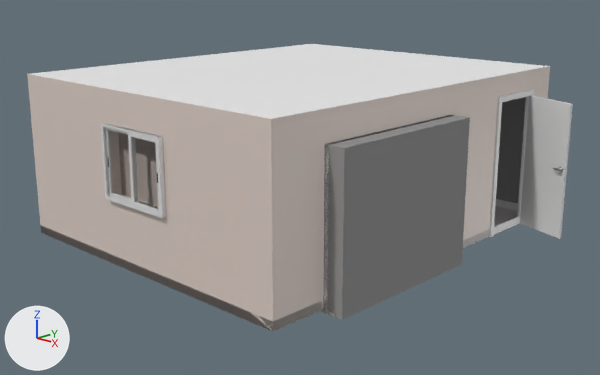
Renders of the Blender file BLENDER/simple3d house/house.blend from each side of a commit.
Camera for both pictures: a camera (50 mm lens) standing at (6.1, -5.95, 4.01) and looking at (-2.17, 2.71, 0.71). Arrows for +X, +Y and +Z are at lower left; the lights stay in place.

The first picture shows 'Baseboard', 'Ceiling', 'Door', 'DoorFrame', 'Room', 'Window', 'Window.L', 'Window.R', 'WindowFrame'.
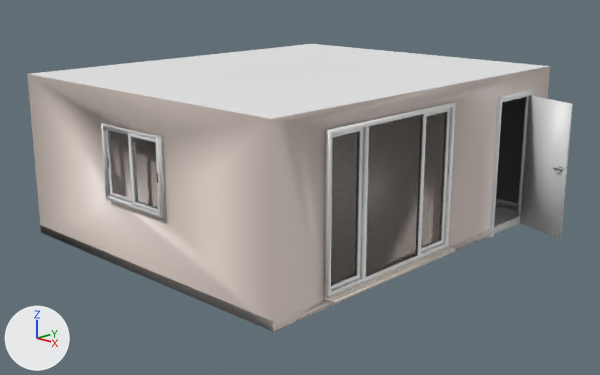
ob_window_group is not drawn itself; it is the parent of ob_window, ob_ctrl_hole_001.

Pixel boxes (x1, y1, x2, y2) of what changed, in the pictures (600 x 375 px):
'Room', shading changed, reshaped
    both: (27, 66, 550, 331)
'Window', moved
    before: (322, 115, 454, 317)
    after: (323, 103, 456, 304)
part 2 of me_door, shading changed
    both: (520, 96, 573, 239)
part 3 of me_ctrl_hole_001, shading changed
    before: (321, 115, 470, 320)
    after: (324, 102, 452, 291)

Patch to the scene script:
```diff
--- a/BLENDER/simple3d house/house.blend.py
+++ b/BLENDER/simple3d house/house.blend.py
@@ me_temp @@
 me_temp.from_pydata(...)  # 8 vertices, 4 faces; spans x -5.0..0.0, y 0.0..6.0, z 0.0..2.4
 # used by ob_room; location = (0.0, 0.0, 0.0)
+# me_temp part 1: all faces are now shaded smooth (4 of 4 changed)
 me_temp.materials.append(mat_wall_material)
@@ me_door @@
 me_door.from_pydata(...)  # 8 vertices, 6 faces; spans x -0.84..0.0, y 0.0..0.03, z -1.05..0.96
 # used by ob_door; parent = ob_doorframe; location = (0.418, -0.0221, 1.05); rotation_euler = (0.0, 0.0, 1.251), in degrees (0, 0, 72)
+# me_door part 2: all faces are now shaded smooth (6 of 6 changed)
 me_door.materials.append(mat_door_material)
@@ me_ctrl_hole_001 @@
 me_ctrl_hole_001.from_pydata(...)  # 8 vertices, 6 faces; spans x -1.25..1.25, y -0.25..0.25, z -0.04..2.0
 # used by ob_ctrl_hole_001; parent = ob_window_group; location = (0.0, 0.0, 0.0)
+# me_ctrl_hole_001 part 3: all faces are now shaded smooth (6 of 6 changed)
 me_ctrl_hole_001.materials.append(mat_hidden_material)
@@ me_ctrl_hole_002 @@
 me_ctrl_hole_002.from_pydata(...)  # 8 vertices, 6 faces; spans x -0.599..0.599, y 0.0..0.3, z 0.0..0.998
 # used by ob_ctrl_hole_002; parent = ob_window_group_001; location = (0.0, -0.15, 0.0)
+# me_ctrl_hole_002 part 4: all faces are now shaded smooth (6 of 6 changed)
 me_ctrl_hole_002.materials.append(mat_hidden_material)
@@ ob_window_group @@
 ob_window_group.parent = ob_room
-ob_window_group.location = (0.04, 2.085, 0.0)
+ob_window_group.location = (0.04, 2.085, 0.163)
 ob_window_group.rotation_euler = (0.0, 0.0, 1.571)  # degrees (0, 0, 90)
```
